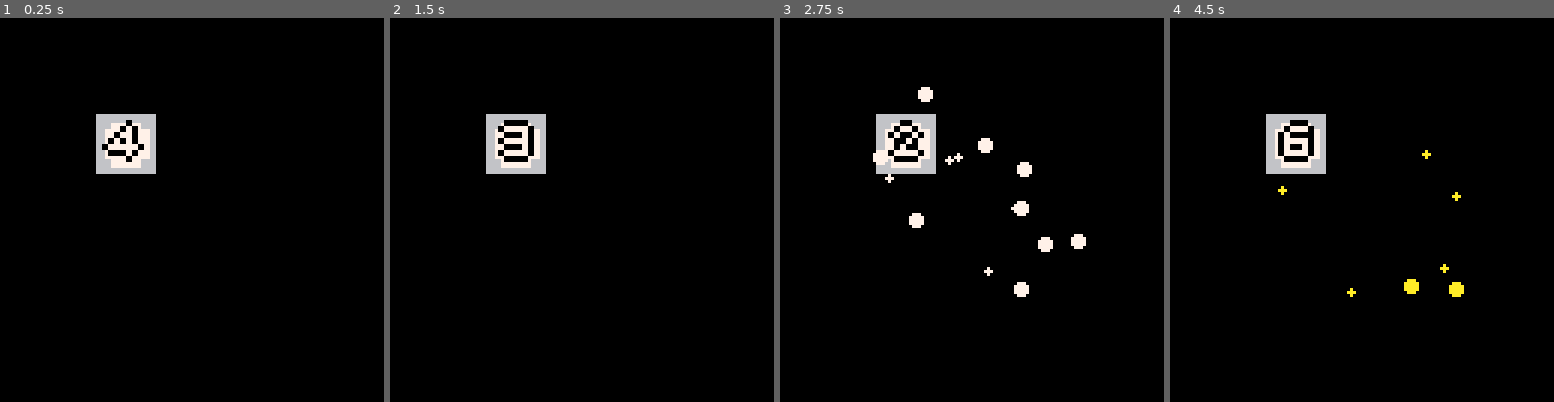
Above: before the commit, frames 1-4 (left to right).
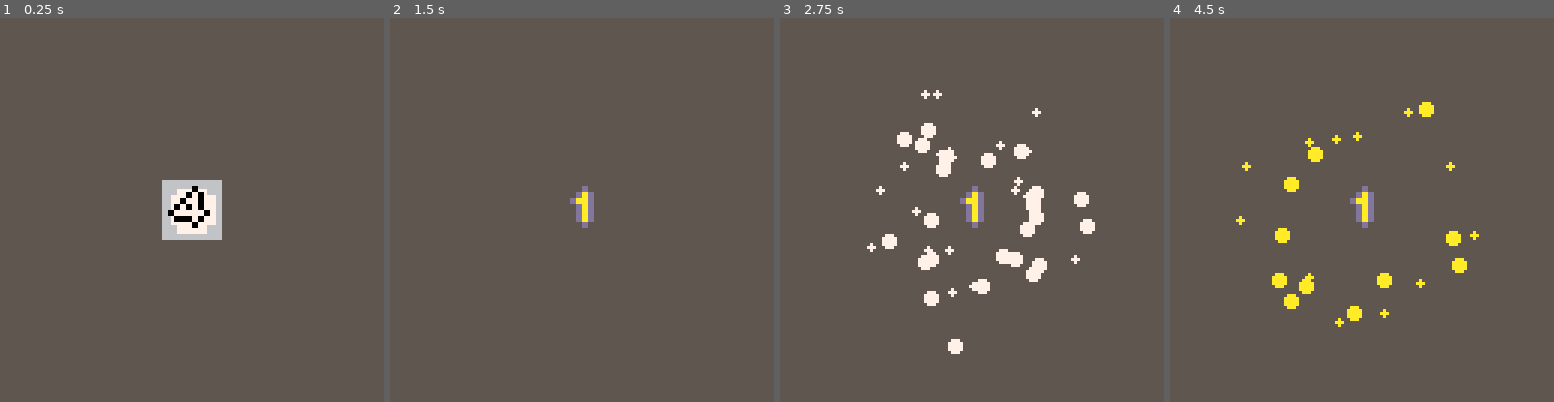
Above: after the commit, the same moments.

Repository: FIXMESTEVE/pico8_fiesta_party
Game: PICO-8 cartridge dice.p8
Same seed, same stepped clock (60 frames per second), same inputs: the game is played once before the commit and once after it.
Inputs:
- Up to frame 1 (0.25 s): no input
- Up to frame 2 (1.5 s): tap O (Z key) at 0.7 s
- Up to frame 3 (2.75 s): tap O (Z key) at 1.7, 2.1, 2.5 s
- Up to frame 4 (4.5 s): tap O (Z key) every 0.4 s from 2.9 to 4.1 s

The runs differ from the first frame. In frame 1, 100% of the frame differs, in the area x 0-100%, y 0-100%; in frame 2, 100%; in frame 3, 100%; in frame 4, 100%.

Commit message:
more dice stuff

Diff:
--- a/dice.p8
+++ b/dice.p8
@@ -44,16 +44,21 @@
     times.dicenumberclk=0
 
 dice={}
+    dice.state=0
+    dice.x=64-20/2
+    dice.y=64-20/2
     dice.number=flr(rnd(6)) + 1
     dice.update=function()
-        times.dicenumberclk+=times.past
-        if(times.dicenumberclk>0.05)then
-            local n=flr(rnd(6)) + 1
-            while(dice.number==n)do
-                n=flr(rnd(6)) + 1
+        if(dice.state==0)then
+            times.dicenumberclk+=times.past
+            if(times.dicenumberclk>0.05)then
+                local n=flr(rnd(6)) + 1
+                while(dice.number==n)do
+                    n=flr(rnd(6)) + 1
+                end
+                dice.number=n
+                times.dicenumberclk=0
             end
-            dice.number=n
-            times.dicenumberclk=0
         end
     end
     dice.draw=function()
@@ -63,8 +68,8 @@
         local dice_base_spry=1
         local dice_base_sprw=8
         local dice_base_sprh=8
-        local dice_base_scrx=64-32
-        local dice_base_scry=64-32
+        local dice_base_scrx=dice.x
+        local dice_base_scry=dice.y
         local dice_base_scrw=20
         local dice_base_scrh=20
 
@@ -74,17 +79,27 @@
         local dice_number_sprh=8
         local dice_number_scrw=16
         local dice_number_scrh=16
-        local dice_number_scrx=64-32+dice_number_scrw/8
-        local dice_number_scry=64-32+dice_number_scrh/8
+        local dice_number_scrx=dice.x+dice_number_scrw/8
+        local dice_number_scry=dice.y+dice_number_scrh/8
 
-        sspr(dice_base_sprx*8,dice_base_spry*8,dice_base_sprw,dice_base_sprh,dice_base_scrx,dice_base_scry,dice_base_scrw,dice_base_scrh)
-        sspr(dice_number_sprx*8,dice_number_spry*8,dice_number_sprw,dice_number_sprh,dice_number_scrx,dice_number_scry,dice_number_scrw,dice_number_scrh)
+        if(dice.state==0)then
+            sspr(dice_base_sprx*8,dice_base_spry*8,dice_base_sprw,dice_base_sprh,dice_base_scrx,dice_base_scry,dice_base_scrw,dice_base_scrh)
+            sspr(dice_number_sprx*8,dice_number_spry*8,dice_number_sprw,dice_number_sprh,dice_number_scrx,dice_number_scry,dice_number_scrw,dice_number_scrh)
+        elseif(dice.state==1)then
+            gen_particles()
+            dice.state=2
+        elseif(dice.state==2)then
+            pal(7,10)
+            pal(0,13)
+            sspr(dice_number_sprx*8,dice_number_spry*8,dice_number_sprw,dice_number_sprh,dice_number_scrx,dice_number_scry,dice_number_scrw,dice_number_scrh)
+        end
         palt(15,false)
         palt(0, true)
+        pal()
     end
 
 function gen_particles()
-    for i=1, 30 do
+    for i=1, 100 do
         particles.make_particle(rnd(48),64,64,rnd(99)/100)
     end
 end
@@ -94,7 +109,7 @@
 end
 
 function _draw()
-    cls()
+    cls(5)
     dice.draw()
     for i=1,#particles do
         particles[i].draw()
@@ -110,7 +125,9 @@
     for i=1,#particles do
         particles[i].update()
     end
-    if(btnp(4))gen_particles()
+    if(btnp(4))then
+        dice.state=1
+    end
 end
 __gfx__
 0000000000a90000000aa90000000000000000000000000000000000444444440000000000000000000000000000000000000000000000000000000000000000
@@ -123,7 +140,7 @@
 0000000000000000000aa90000000000000000000000000000000000444444440000000000000000000000000000000000000000000000000000000000000000
 66666666ffff0ffffff00fffff0000ffffff0fffff0000fffff000ff101012220000000000000000000000000000000000000000000000000000000000000000
 66777766fff070ffff0770fff077770ffff070fff077770fff07770f111012220000000000000000000000000000000000000000000000000000000000000000
-67777776ff0770fff070070fff00070fff0770fff07000fff070000f010011240000000000000000000000000000000000000000000000000000000000000000
+67777776ff0770fff070070fff00070fff0770fff07000fff07000ff010011240000000000000000000000000000000000000000000000000000000000000000
 67777776fff070ffff0070fff077770ff07070ffff0770fff077770f011112220000000000000000000000000000000000000000000000000000000000000000
 67777776fff070ffff0700ffff00070f0777770fff00070ff070070f000012220000000000000000000000000000000000000000000000000000000000000000
 67777776fff070fff077770ff077770ff00070fff07770fff077770f000011240000000000000000000000000000000000000000000000000000000000000000
